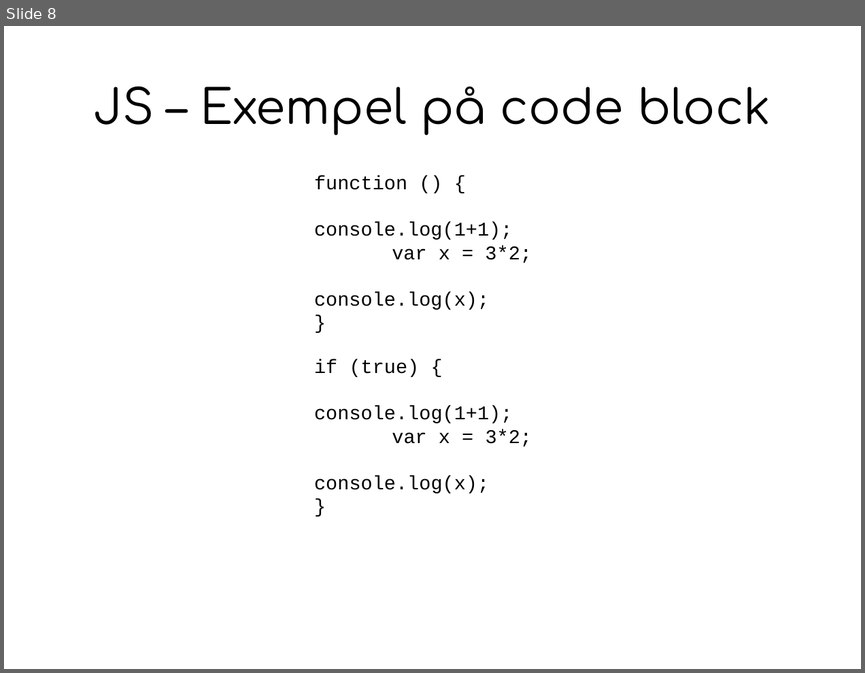
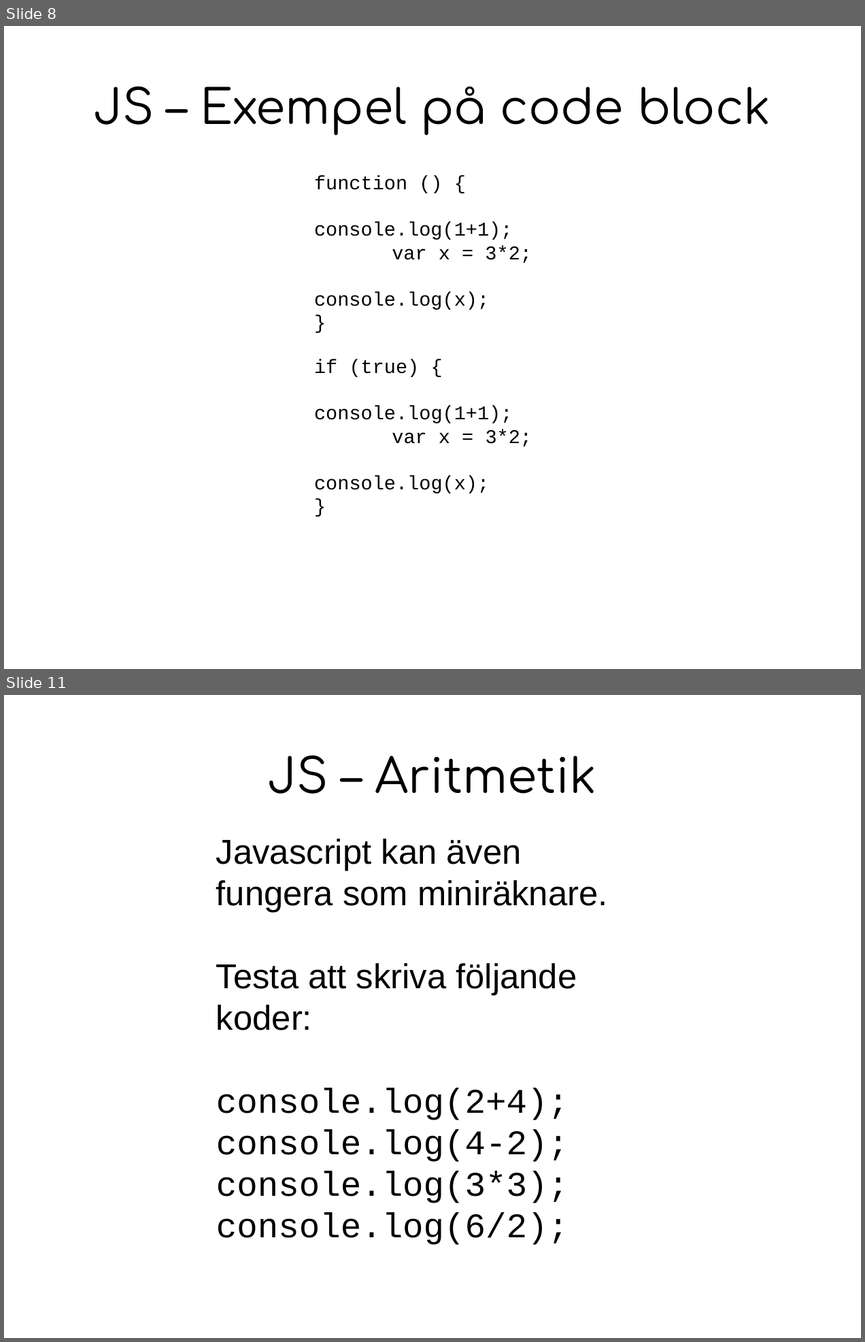
Before and after one commit to digidemlab/codemoth, a slide deck: js/presentation_js.odp. Shown one above the other, each under a label of ours: slide 8 before the commit, slides 8 and 11 after it; the slides between them are not shown. The pictures are 865x673 and 865x1342 pixels, drawn with LibreOffice and Linux fonts; fonts in the diff are those of the drawing. Boxes give left, top, right and bottom in pixels: in the first picture for what was removed or moved away, otherwise in the second. Text is boxed around its words. In the diff, an @@ line names an element or a change of style, - is before the commit and + after.

Commit message:
Finished first Javascript lesson materials: Console, arithmetics, variables and input.

```diff
--- a/js/presentation_js.odp
+++ b/js/presentation_js.odp
@@ slide 11 added at [4, 695, 861, 1338], background #FFFFFF @@
@@ title added at [268, 755, 597, 794], 44 pt, text #000000 @@
+JS – Aritmetik
@@ text added at [216, 838, 607, 1244], 32 pt, text #000000 @@
+Javascript kan även fungera som miniräknare.
+Testa att skriva följande koder:
+console.log(2+4);
+console.log(4-2);
+console.log(3*3);
+console.log(6/2);
```
Also in this commit, not shown: 2 slides changed, 7 other slides added, 9 other files.
